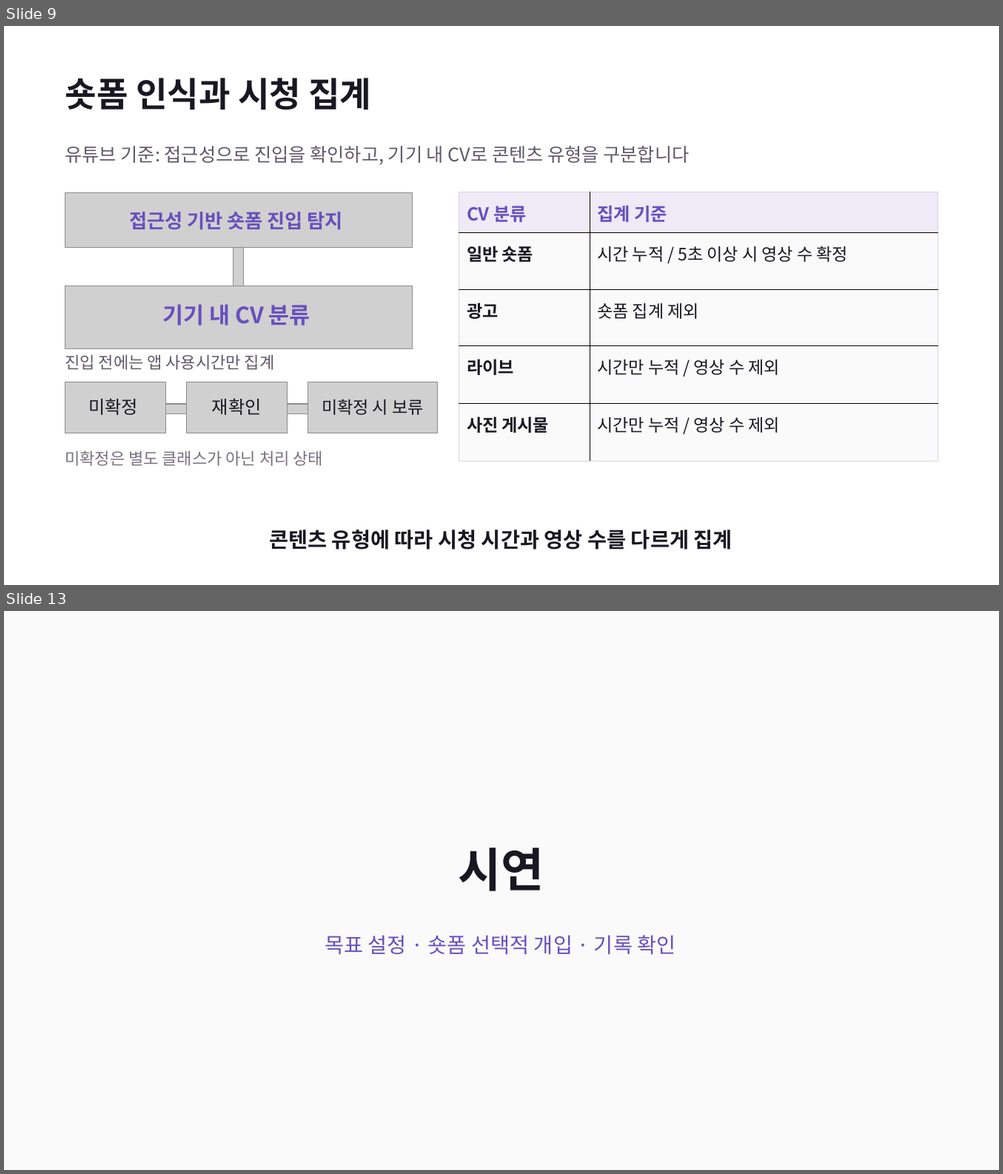
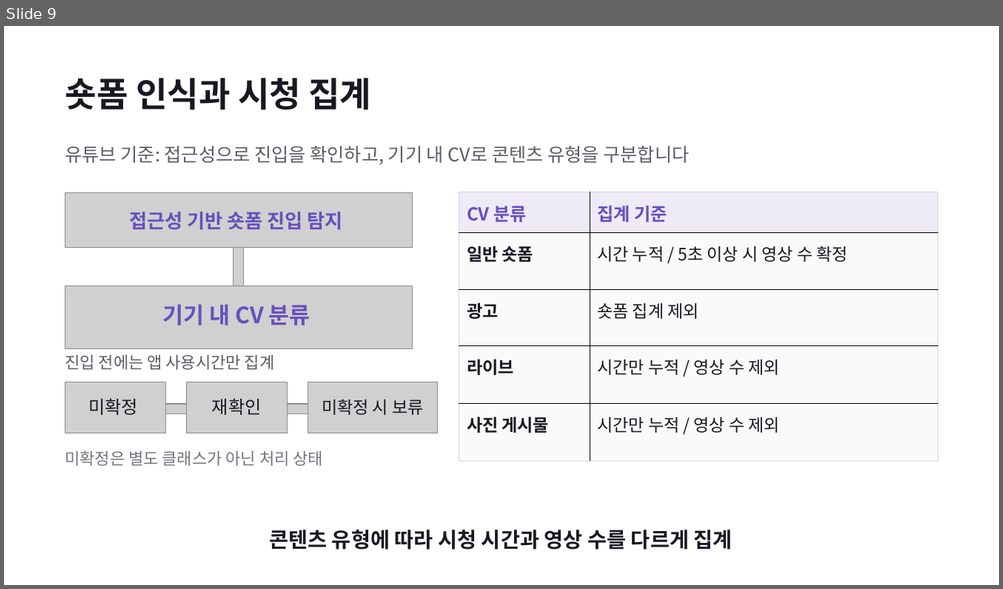
Before and after one commit to Spearoad/DopamineCut, a slide deck: Application/26-2/DopamineCut_최종발표.pptx. Shown one above the other, each under a label of ours: slides 9 and 13 before the commit, slide 9 after it; the slides between them are not shown. The pictures are 1003x1174 and 1003x589 pixels, drawn with LibreOffice and Linux fonts; fonts in the diff are those of the drawing; grey boxes stand for pictures. Boxes give left, top, right and bottom in pixels: in the first picture for what was removed or moved away, otherwise in the second. Text is boxed around its words. In the diff, an @@ line names an element or a change of style, - is before the commit and + after.

```diff
--- a/Application/26-2/DopamineCut_최종발표.pptx
+++ b/Application/26-2/DopamineCut_최종발표.pptx
@@ slide 13 removed at (x1=4, y1=611, x2=999, y2=1170), background #FAFAFA @@
@@ text removed at (x1=458, y1=848, x2=543, y2=891) @@
-시연
@@ text removed at (x1=324, y1=935, x2=676, y2=954) @@
-목표 설정 · 숏폼 선택적 개입 · 기록 확인
```
Also in this commit, not shown: 5 slides changed, 1 slide added.
